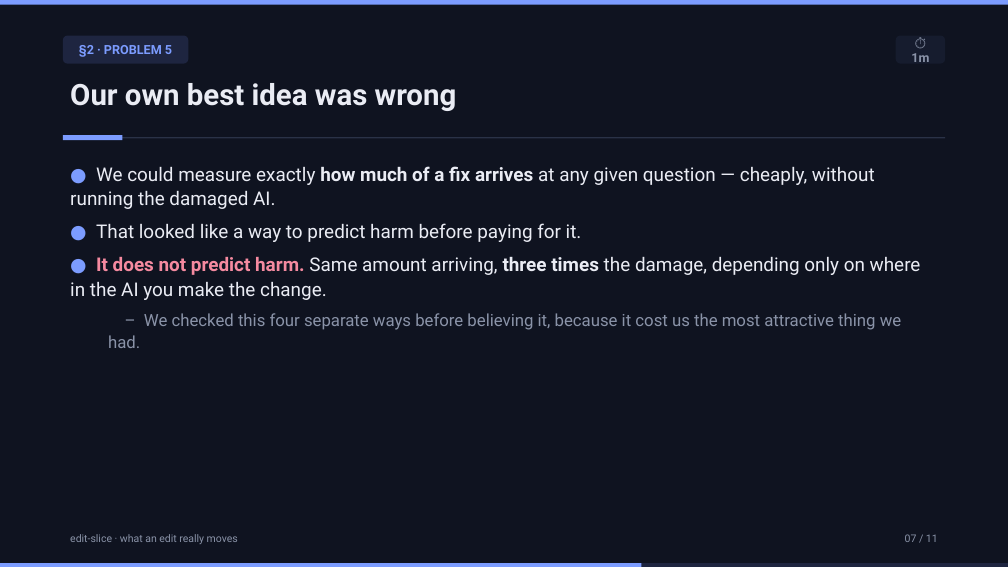
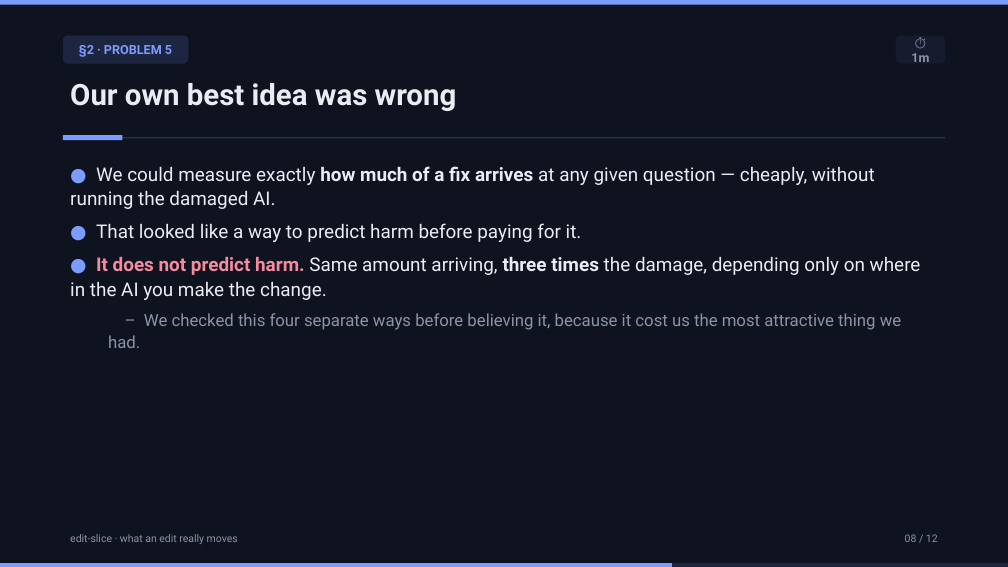
Before and after one commit to Rubix982/open-concept-lab, a slide deck: slide 8 of ai/edit-slice/presentation/DECK.pptx (slide 7 before the commit). Drawn at 1008x567 pixels with LibreOffice and Linux fonts; fonts in the diff are those of the drawing. Boxes give left, top, right and bottom in pixels: in the first picture for what was removed or moved away, otherwise in the second. Text is boxed around its words. In the diff, an @@ line names an element or a change of style, - is before the commit and + after.

```diff
--- a/ai/edit-slice/presentation/DECK.pptx
+++ b/ai/edit-slice/presentation/DECK.pptx
@@ text at [905,534,938,542]: text changed @@
-07 / 11
+08 / 12
@@ rectangle: place and size @@
-rectangle at [0,563,641,567]
+rectangle at [0,563,672,567]
```
Also in this commit, not shown: 9 other slides changed, 1 slide added, 3 other files.
